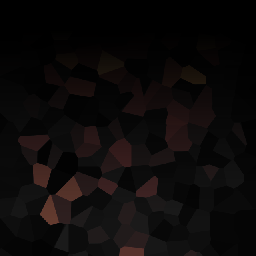
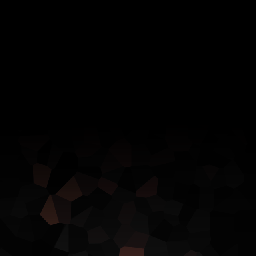
Before/after of a 256x256 layered artwork. What changed in the layer stack:
painted on "Layer 1" over (0, 35, 256, 256)
